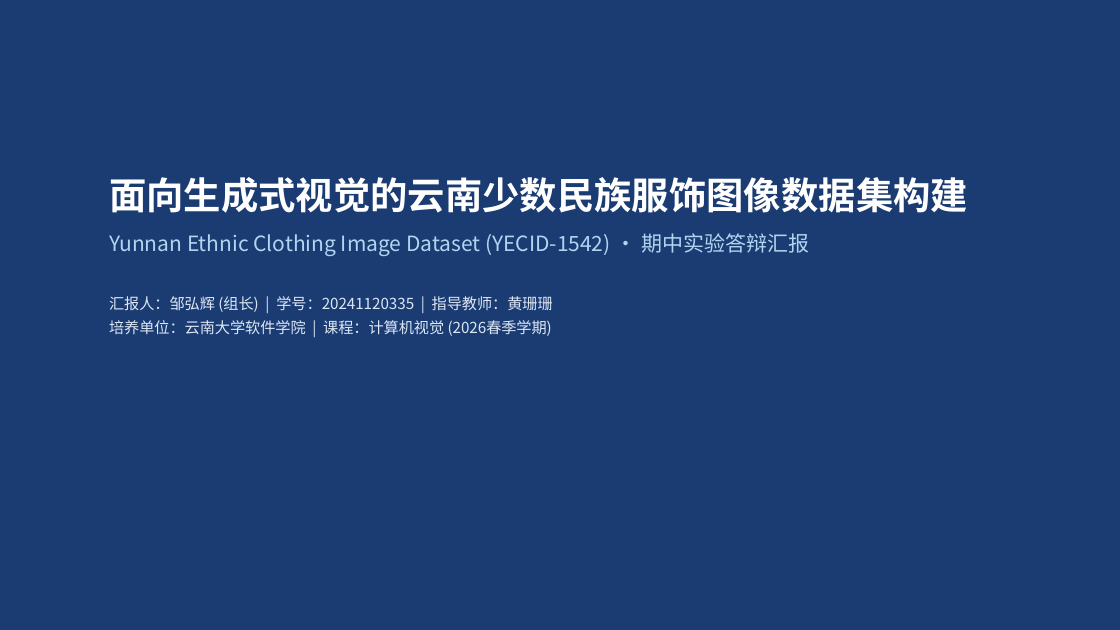
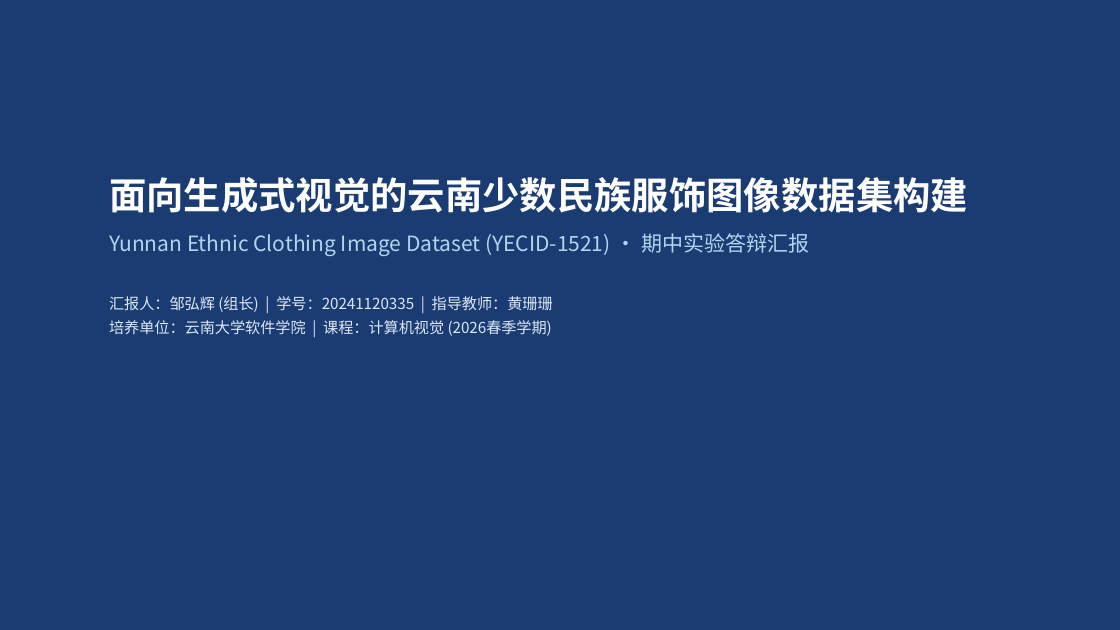
Before and after one commit to Eric10Z4/Yunnan-Ethnic-Clothing-Dataset, a slide deck: slide 1 of report/slides/计算机视觉期中实验汇报_民族服饰数据集构建.pptx. Drawn at 1120x630 pixels with LibreOffice and Linux fonts; fonts in the diff are those of the drawing. Boxes give left, top, right and bottom in pixels: in the first picture for what was removed or moved away, otherwise in the second. Text is boxed around its words. In the diff, an @@ line names an element or a change of style, - is before the commit and + after.

```diff
--- a/report/slides/计算机视觉期中实验汇报_民族服饰数据集构建.pptx
+++ b/report/slides/计算机视觉期中实验汇报_民族服饰数据集构建.pptx
@@ text at box(109, 233, 809, 256): text changed @@
-Yunnan Ethnic Clothing Image Dataset (YECID-1542) · 期中实验答辩汇报
+Yunnan Ethnic Clothing Image Dataset (YECID-1521) · 期中实验答辩汇报
```
Also in this commit, not shown: 2 other slides changed, 15 other files.
